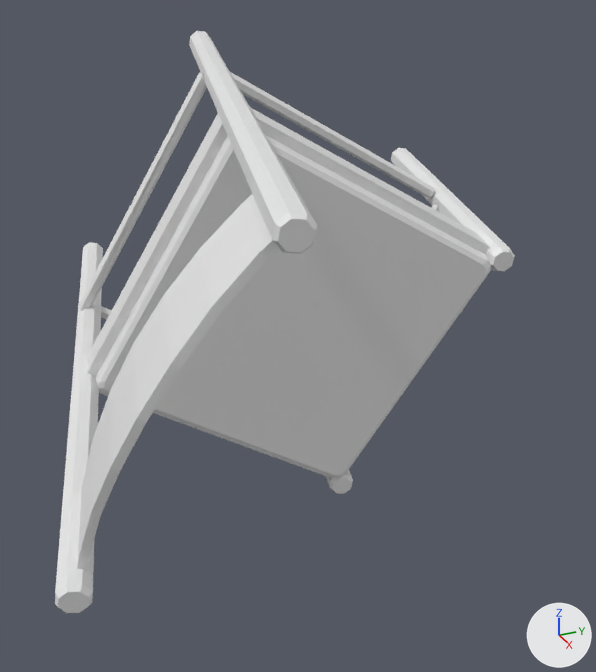
A saved change to the OBJ model resources/models/Normalized/NonWheelChair/m811.obj.
Camera for both pictures: a 50 mm lens placed at (1.082, -0.435, 0.473), pointed at (0.004, 0.05, -0.066). Every picture has the same lights, and +X, +Y and +Z are marked at lower right. Where no turn or scale is listed for an object, it has been applied to the vertices.

Objects in the first picture: 'm811'.
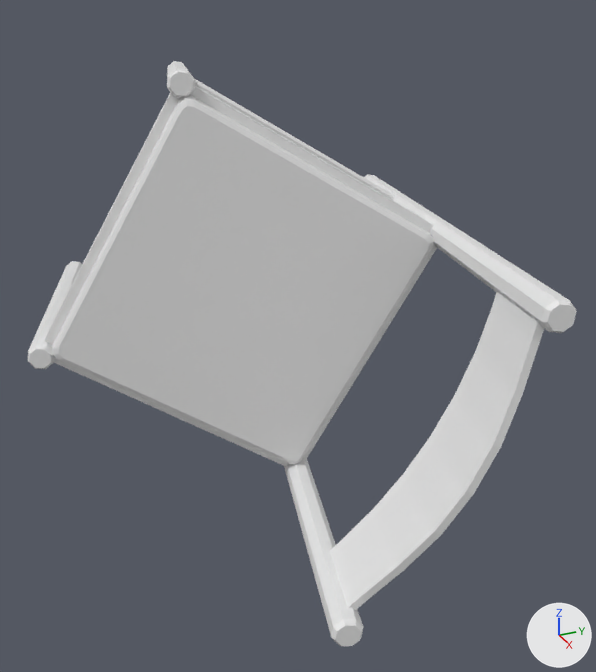
Changed parts and their boxes (x1, y1, x2, y2) in the pictures (596 x 672 px; the box of a moved part takes in the faces that stretch with it):
'm811', reshaped (19% wider)
    before: (55, 31, 515, 613)
    after: (28, 61, 577, 646)
part 1 of me_m811, moved or reshaped
    before: (55, 242, 103, 613)
    after: (364, 174, 577, 333)
part 2 of me_m811, moved or reshaped
    before: (99, 107, 491, 477)
    after: (44, 86, 434, 466)
part 3 of me_m811, moved or reshaped
    before: (87, 114, 228, 377)
    after: (303, 244, 437, 461)
part 4 of me_m811, moved or reshaped (not visible afterwards)
    before: (78, 72, 207, 311)
part 5 of me_m811, moved or reshaped (not visible afterwards)
    before: (431, 203, 439, 212)
part 6 of me_m811, moved or reshaped (not visible afterwards)
    before: (230, 72, 435, 198)
part 7 of me_m811, rebuilt (7% taller)
    before: (96, 135, 491, 478)
    after: (52, 96, 434, 464)
part 8 of me_m811, rebuilt (78% narrower, 83% shorter)
    before: (189, 31, 318, 254)
    after: (167, 61, 195, 98)
part 9 of me_m811, added
    after: (329, 292, 544, 610)
part 10 of me_m811, added
    after: (28, 261, 82, 369)
part 11 of me_m811, added
    after: (195, 79, 395, 200)
part 12 of me_m811, added
    after: (284, 459, 363, 646)
part 13 of me_m811, deleted
    before: (77, 194, 279, 571)
part 14 of me_m811, deleted
    before: (326, 470, 353, 494)
part 15 of me_m811, deleted
    before: (101, 306, 112, 320)
part 16 of me_m811, deleted
    before: (391, 148, 515, 271)

Patch to the scene script:
```diff
--- a/resources/models/Normalized/NonWheelChair/m811.obj.py
+++ b/resources/models/Normalized/NonWheelChair/m811.obj.py
@@ me_m811 @@
 # used by ob_m811; location = (0.0, 0.0, 0.0)
-me_m811.from_pydata(...)  # 5588 vertices, 10751 faces; spans x -0.541..0.459, y -0.39..0.472, z -0.36..0.354
+me_m811.from_pydata(...)  # 5086 vertices, 9758 faces; spans x -0.522..0.478, y -0.351..0.395, z -0.334..0.34
+# me_m811 part 1: the loose piece of 1159 vertices spanning x -0.541..0.373, y -0.39..-0.14, z -0.163..-0.044 is multiplied about the mesh origin by the matrix ((0.822, -0.455, -0.002), (-0.455, -0.822, -0.011), (0.004, 0.011, -0.94))
+# me_m811 part 2: the loose piece of 25 vertices spanning x -0.102..0.108, y -0.265..0.348, z -0.336..0.293 is multiplied about the mesh origin by the matrix ((0.822, -0.455, -0.002), (-0.455, -0.822, -0.011), (0.004, 0.011, -0.94))
+# me_m811 part 3: the loose piece of 36 vertices spanning x -0.101..0.037, y -0.272..-0.038, z -0.102..0.286 is multiplied about the mesh origin by the matrix ((0.822, -0.455, -0.002), (-0.455, -0.822, -0.011), (0.004, 0.011, -0.94))
+# me_m811 part 4: the loose piece of 234 vertices spanning x -0.273..-0.171, y -0.241..-0.013, z -0.079..0.315 is multiplied about the mesh origin by the matrix ((0.822, -0.455, -0.002), (-0.455, -0.822, -0.011), (0.004, 0.011, -0.94))
+# me_m811 part 5: the loose piece of 55 vertices spanning x -0.201..-0.099, y 0.152..0.38, z -0.311..0.083 is multiplied about the mesh origin by the matrix ((0.822, -0.455, -0.002), (-0.455, -0.822, -0.011), (0.004, 0.011, -0.94))
+# me_m811 part 6: the loose piece of 57 vertices spanning x -0.22..-0.131, y -0.008..0.381, z 0.084..0.325 is multiplied about the mesh origin by the matrix ((0.822, -0.455, -0.002), (-0.455, -0.822, -0.011), (0.004, 0.011, -0.94))
+# me_m811 part 7: the loose piece of 1168 vertices spanning x -0.058..0.13, y -0.262..0.325, z -0.324..0.276 is rebuilt with 1133 vertices and now spans x -0.073..0.104, y -0.317..0.238, z -0.26..0.306
+# me_m811 part 8: the loose piece of 533 vertices spanning x -0.455..0.459, y -0.172..0.078, z 0.235..0.354 is rebuilt with 542 vertices and now spans x -0.493..-0.009, y -0.127..0.041, z 0.26..0.34
+# me_m811 part 9: a new loose piece of 959 vertices spanning x 0.304..0.462, y -0.075..0.176, z -0.244..0.122
+# me_m811 part 10: a new loose piece of 359 vertices spanning x -0.522..-0.038, y -0.351..-0.183, z -0.111..-0.031
+# me_m811 part 11: a new loose piece of 358 vertices spanning x -0.266..-0.134, y -0.028..0.323, z 0.066..0.297
+# me_m811 part 12: a new loose piece of 169 vertices spanning x -0.403..0.448, y -0.1..0.171, z -0.334..-0.221
+# me_m811 part 13: the loose piece of 1027 vertices spanning x 0.22..0.425, y -0.363..-0.12, z -0.133..0.26 is deleted
+# me_m811 part 14: the loose piece of 560 vertices spanning x -0.469..0.05, y 0.096..0.253, z -0.36..-0.276 is deleted
+# me_m811 part 15: the loose piece of 372 vertices spanning x -0.306..-0.217, y -0.227..0.162, z -0.315..-0.073 is deleted
+# me_m811 part 16: the loose piece of 362 vertices spanning x -0.383..0.136, y 0.314..0.472, z 0.038..0.122 is deleted
```
